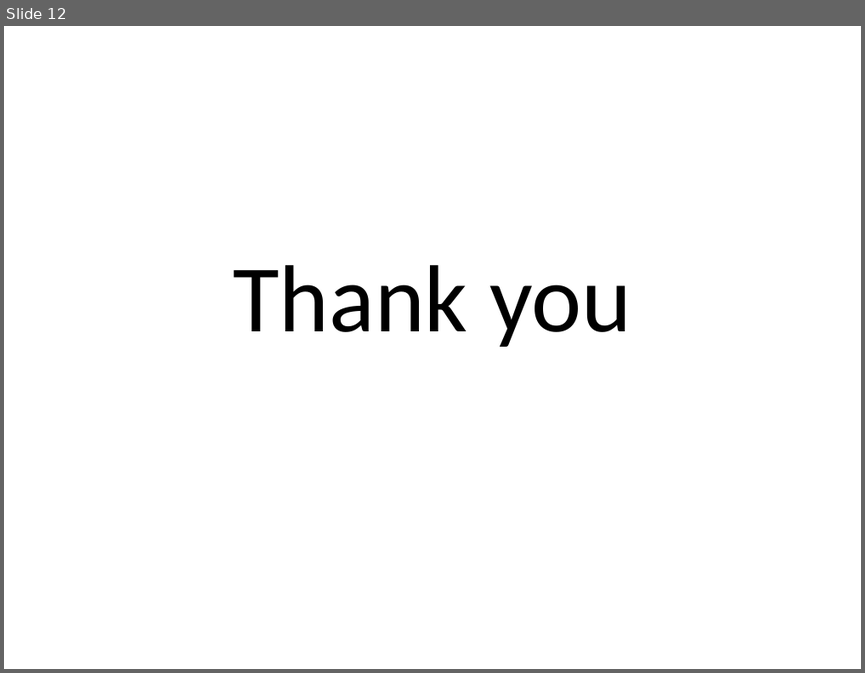
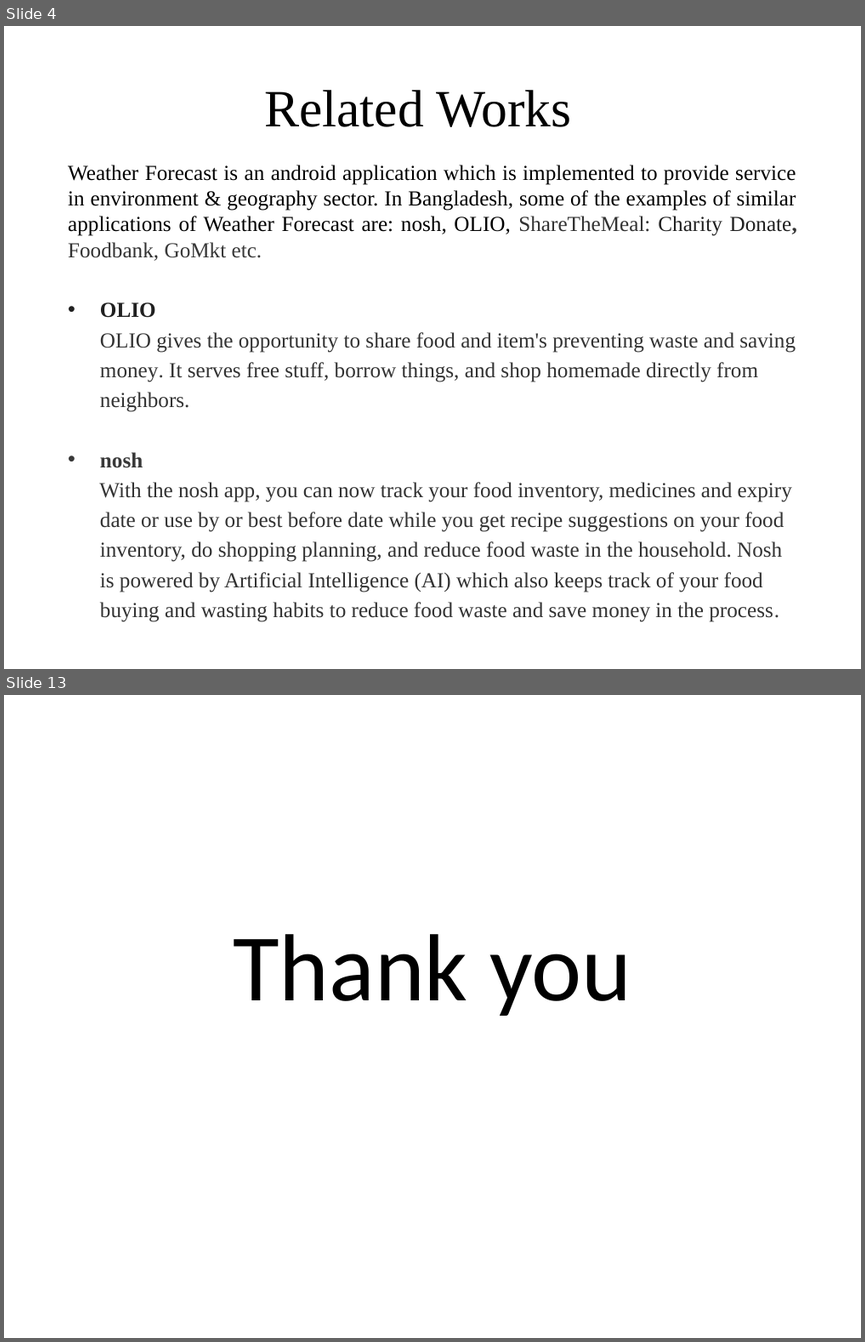
Before and after one commit to RedwanSharafatKabir/DonateUs, a slide deck: Donate Us Files/food waste management.pptx. Shown one above the other, each under a label of ours: slide 12 before the commit, slides 4 and 13 after it; the slides between them are not shown. The pictures are 865x673 and 865x1342 pixels, drawn with LibreOffice and Linux fonts; fonts in the diff are those of the drawing. Boxes give left, top, right and bottom in pixels: in the first picture for what was removed or moved away, otherwise in the second. Text is boxed around its words. In the diff, an @@ line names an element or a change of style, - is before the commit and + after.

```diff
--- a/Donate Us Files/food waste management.pptx
+++ b/Donate Us Files/food waste management.pptx
@@ slide 4 added at [4,26,861,669], background #FFFFFF @@
@@ title added at [264,90,571,127], 44 pt, text #000000 @@
+Related Works
@@ text added at [68,165,797,622], 18 pt, text #323232 @@
+Weather Forecast is an android application which is implemented to provide service in environment & geography sector. In Bangladesh, some of the examples of similar applications of Weather Forecast are: nosh, OLIO, ShareTheMeal: Charity Donate, Foodbank, GoMkt etc.
+• OLIO
+OLIO gives the opportunity to share food and item's preventing waste and saving
+money. It serves free stuff, borrow things, and shop homemade directly from
+neighbors.
+• nosh
+With the nosh app, you can now track your food inventory, medicines and expiry
+date or use by or best before date while you get recipe suggestions on your food
+inventory, do shopping planning, and reduce food waste in the household. Nosh
+is powered by Artificial Intelligence (AI) which also keeps track of your food
+buying and wasting habits to reduce food waste and save money in the process.
@@ what was slide 12 is now slide 13 @@
```
Also in this commit, not shown: 5 slides changed, 6 other slides added, 6 slides removed, 9 other files.
